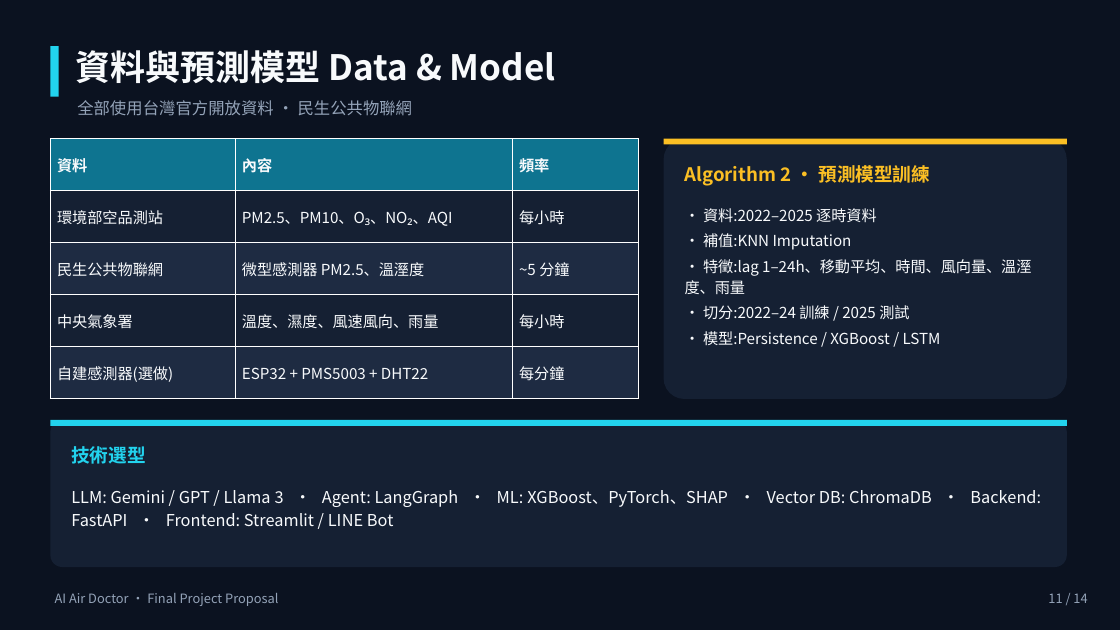
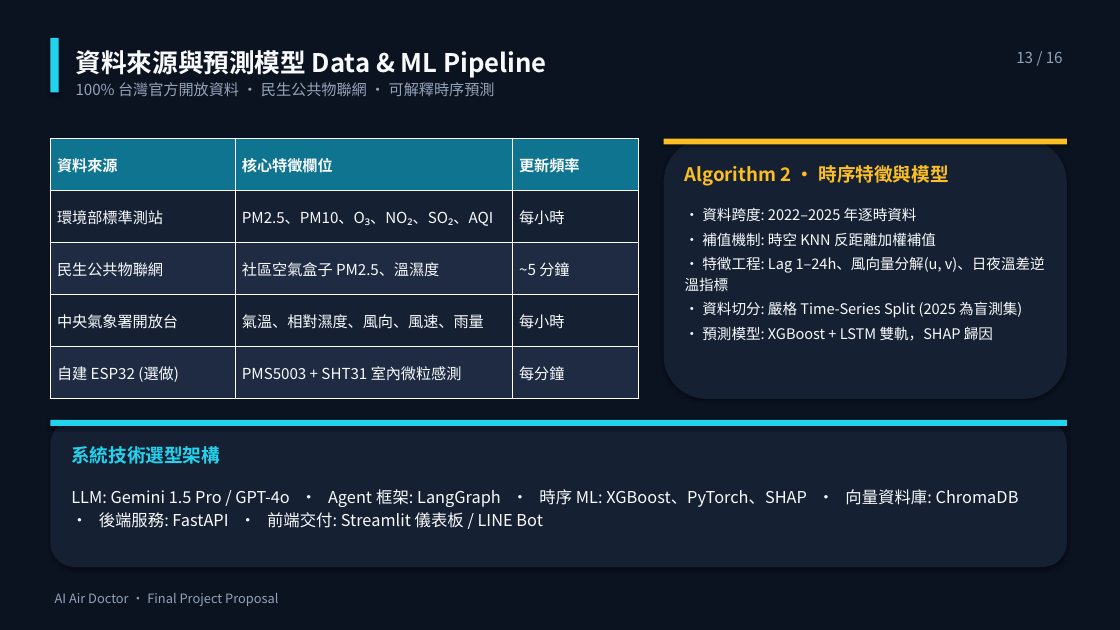
Before and after one commit to aghoniln/IOT_group_proposal, a slide deck: slide 13 of docs/Proposal_AI_Air_Doctor.pptx (slide 11 before the commit). Drawn at 1120x630 pixels with LibreOffice and Linux fonts; fonts in the diff are those of the drawing. Boxes give left, top, right and bottom in pixels: in the first picture for what was removed or moved away, otherwise in the second. Text is boxed around its words. In the diff, an @@ line names an element or a change of style, - is before the commit and + after.

```diff
--- a/docs/Proposal_AI_Air_Doctor.pptx
+++ b/docs/Proposal_AI_Air_Doctor.pptx
@@ background #0B1220 to #FFFFFF @@
@@ rectangle added at [0, 0, 1120, 630], fill #0B1220 @@
@@ shadow on in 3 elements at [664, 139, 1067, 145], [50, 420, 1067, 426], [50, 38, 59, 92] @@
@@ rectangle: place and size @@
-rectangle at [50, 46, 59, 97]
+rectangle at [50, 38, 59, 92]
@@ text at [76, 50, 546, 78]: text changed; size 30 to 22 pt @@
-資料與預測模型 Data & Model
+資料來源與預測模型 Data & ML Pipeline
@@ text added at [1016, 51, 1063, 63], 13 pt, text #94A3B8 @@
+13 / 16
@@ text at [76, 82, 495, 96]: text changed; size 14 to 13 pt @@
-全部使用台灣官方開放資料 · 民生公共物聯網
+100% 台灣官方開放資料 · 民生公共物聯網 · 可解釋時序預測
@@ table at [50, 139, 639, 399] @@
-row 1: 資料 | 內容 | 頻率
+row 1: 資料來源 | 核心特徵欄位 | 更新頻率
-row 2, column 1: 環境部空品測站
+row 2, column 1: 環境部標準測站
-row 2, column 2: PM2.5、PM10、O₃、NO₂、AQI
+row 2, column 2: PM2.5、PM10、O₃、NO₂、SO₂、AQI
-row 3, column 2: 微型感測器 PM2.5、溫溼度
+row 3, column 2: 社區空氣盒子 PM2.5、溫濕度
-row 4, column 1: 中央氣象署
+row 4, column 1: 中央氣象署開放台
-row 4, column 2: 溫度、濕度、風速風向、雨量
+row 4, column 2: 氣溫、相對濕度、風向、風速、雨量
-row 5, column 1: 自建感測器(選做)
+row 5, column 1: 自建 ESP32 (選做)
-row 5, column 2: ESP32 + PMS5003 + DHT22
+row 5, column 2: PMS5003 + SHT31 室內微粒感測
@@ rounded rectangle at [664, 139, 1067, 399]: shadow on; proportions changed @@
@@ text at [685, 165, 949, 186]: text changed @@
-Algorithm 2 · 預測模型訓練
+Algorithm 2 · 時序特徵與模型
@@ text at [685, 207, 1045, 341]: text changed; size 13 to 12.5 pt @@
-• 資料:2022–2025 逐時資料
-• 補值:KNN Imputation
-• 特徵:lag 1–24h、移動平均、時間、風向量、溫溼度、雨量
-• 切分:2022–24 訓練 / 2025 測試
-• 模型:Persistence / XGBoost / LSTM
+• 資料跨度: 2022–2025 年逐時資料
+• 補值機制: 時空 KNN 反距離加權補值
+• 特徵工程: Lag 1–24h、風向量分解(u, v)、日夜溫差逆溫指標
+• 資料切分: 嚴格 Time-Series Split (2025 為盲測集)
+• 預測模型: XGBoost + LSTM 雙軌，SHAP 歸因
@@ rounded rectangle at [50, 420, 1067, 567]: shadow on; proportions changed @@
@@ text at [71, 446, 220, 464]: text changed @@
-技術選型
+系統技術選型架構
@@ text at [71, 489, 1019, 528]: text changed @@
-LLM: Gemini / GPT / Llama 3 · Agent: LangGraph · ML: XGBoost、PyTorch、SHAP · Vector DB: ChromaDB · Backend: FastAPI · Frontend: Streamlit / LINE Bot
+LLM: Gemini 1.5 Pro / GPT-4o · Agent 框架: LangGraph · 時序 ML: XGBoost、PyTorch、SHAP · 向量資料庫: ChromaDB · 後端服務: FastAPI · 前端交付: Streamlit 儀表板 / LINE Bot
@@ text removed at [1048, 593, 1087, 603] @@
-11 / 14
```
Also in this commit, not shown: 9 other slides changed, 6 slides added, 4 slides removed, 7 other files.
